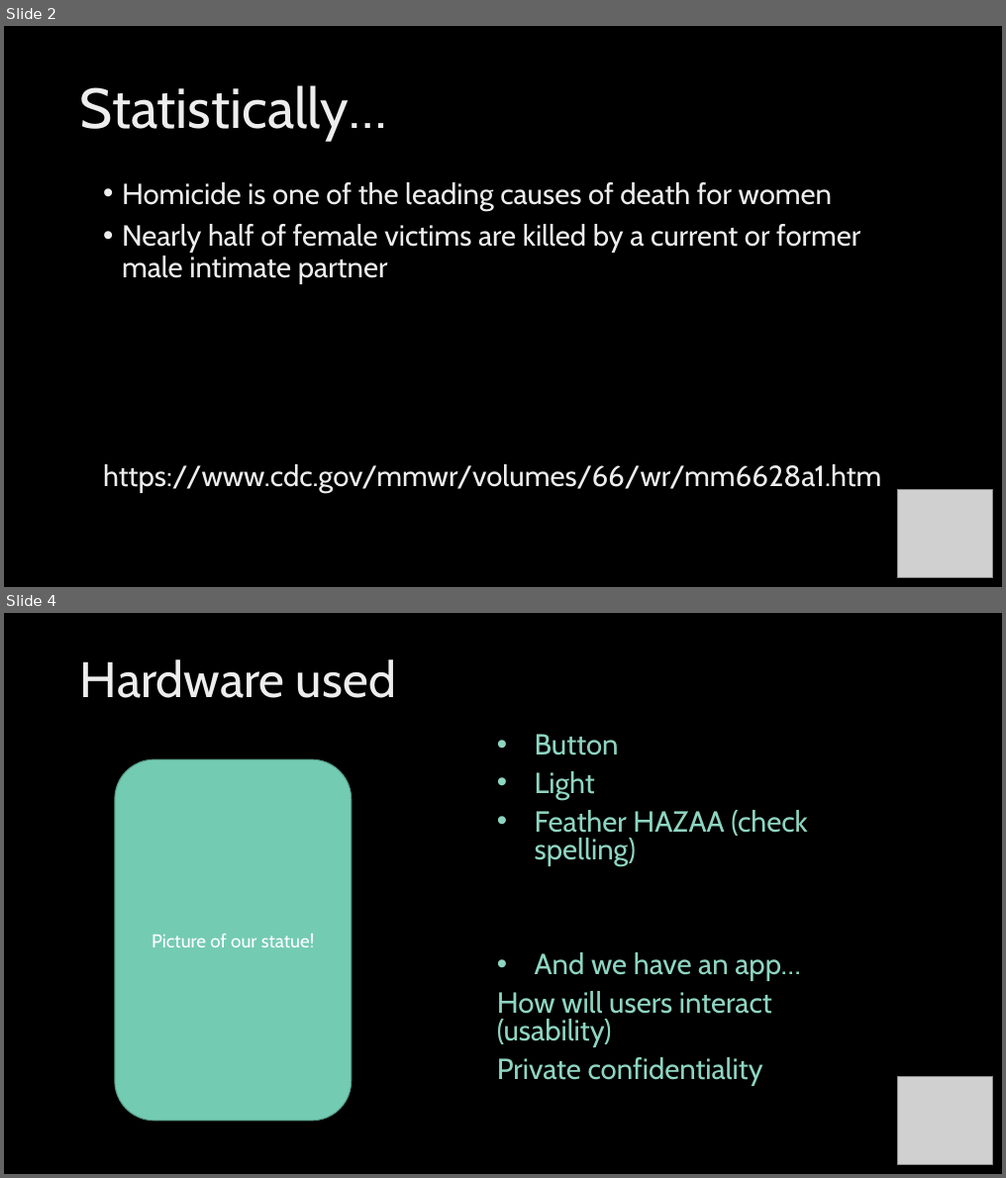
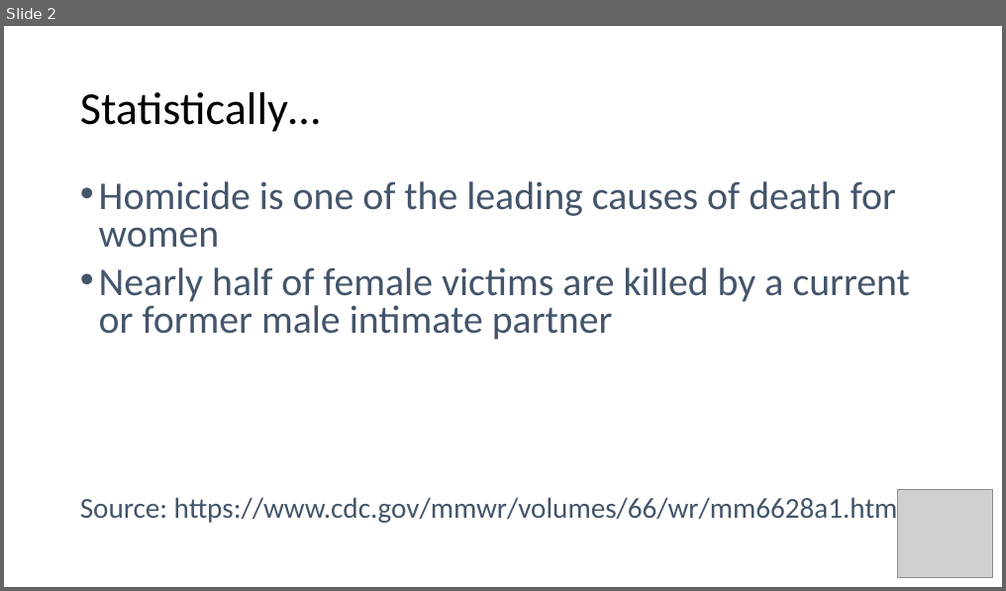
Before and after one commit to kjlyon/safe-house, a slide deck: IoT-Hackathon-presentation.pptx. Shown one above the other, each under a label of ours: slides 2 and 4 before the commit, slide 2 after it; the slides between them are not shown. The pictures are 1006x1178 and 1006x591 pixels, drawn with LibreOffice and Linux fonts; fonts in the diff are those of the drawing; grey boxes stand for pictures; background and template pictures are left out. Boxes give left, top, right and bottom in pixels: in the first picture for what was removed or moved away, otherwise in the second. Text is boxed around its words. In the diff, an @@ line names an element or a change of style, - is before the commit and + after.

```diff
--- a/IoT-Hackathon-presentation.pptx
+++ b/IoT-Hackathon-presentation.pptx
@@ slide 4 removed at (4, 613, 1002, 1174), background picture (left out) @@
@@ title removed at (80, 660, 396, 698) @@
-Hardware used
@@ rounded rectangle removed at (115, 760, 351, 1121) @@
-Picture of our statue!
@@ text removed at (497, 734, 808, 1086) @@
-• Button
-• Light
-• Feather HAZAA (check spelling)
-• And we have an app…
-How will users interact (usability)
-Private confidentiality
@@ picture removed at (898, 1077, 992, 1164) @@
@@ slide 2 changed as well @@
@@ background picture (left out) to #FFFFFF @@
@@ title "Statistically…" at (80, 92, 320, 132): size 54 to 44 pt, font Cabin to Calibri, text colour gradient #DEDEDE to #EDEDED to #FFFFFF to #000000 @@
@@ text "Homicide is one of the ...": place and size @@
-text "Homicide is one of the ..." at (103, 182, 881, 493)
+text "Homicide is one of the ..." at (80, 181, 911, 525)
@@ text at (99, 181, 911, 340): size 28 to 37.9 pt, font Cabin to Calibri, text colour gradient #DEDEDE to #EDEDED to #FFFFFF to gradient #000000 to #44546A to #8497B0 to #FFFFFF in "Homicide is one of the leading causes ...", "Nearly half of female victims are killed ..."; line spacing 0.9 to 0.8 @@
@@ text at (80, 493, 898, 525): text changed; size 28 to 27.8 pt; font Cabin to Calibri; text colour gradient #DEDEDE to #EDEDED to #FFFFFF to gradient #000000 to #44546A to #8497B0 to #FFFFFF @@
-https://www.cdc.gov/mmwr/volumes/66/wr/mm6628a1.htm
+Source: https://www.cdc.gov/mmwr/volumes/66/wr/mm6628a1.htm
```
Also in this commit, not shown: 2 other slides changed, 5 slides added, 4 other slides removed, 1 other file.
